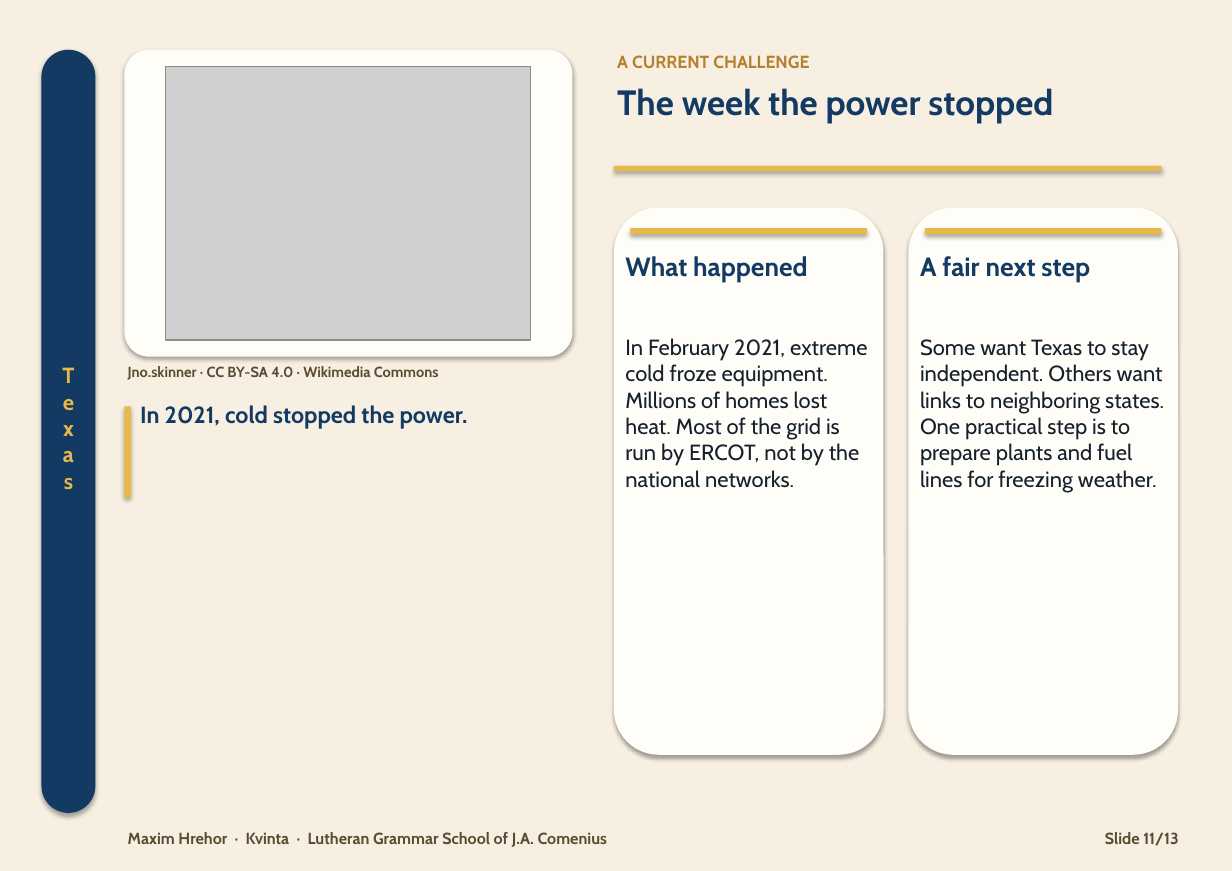
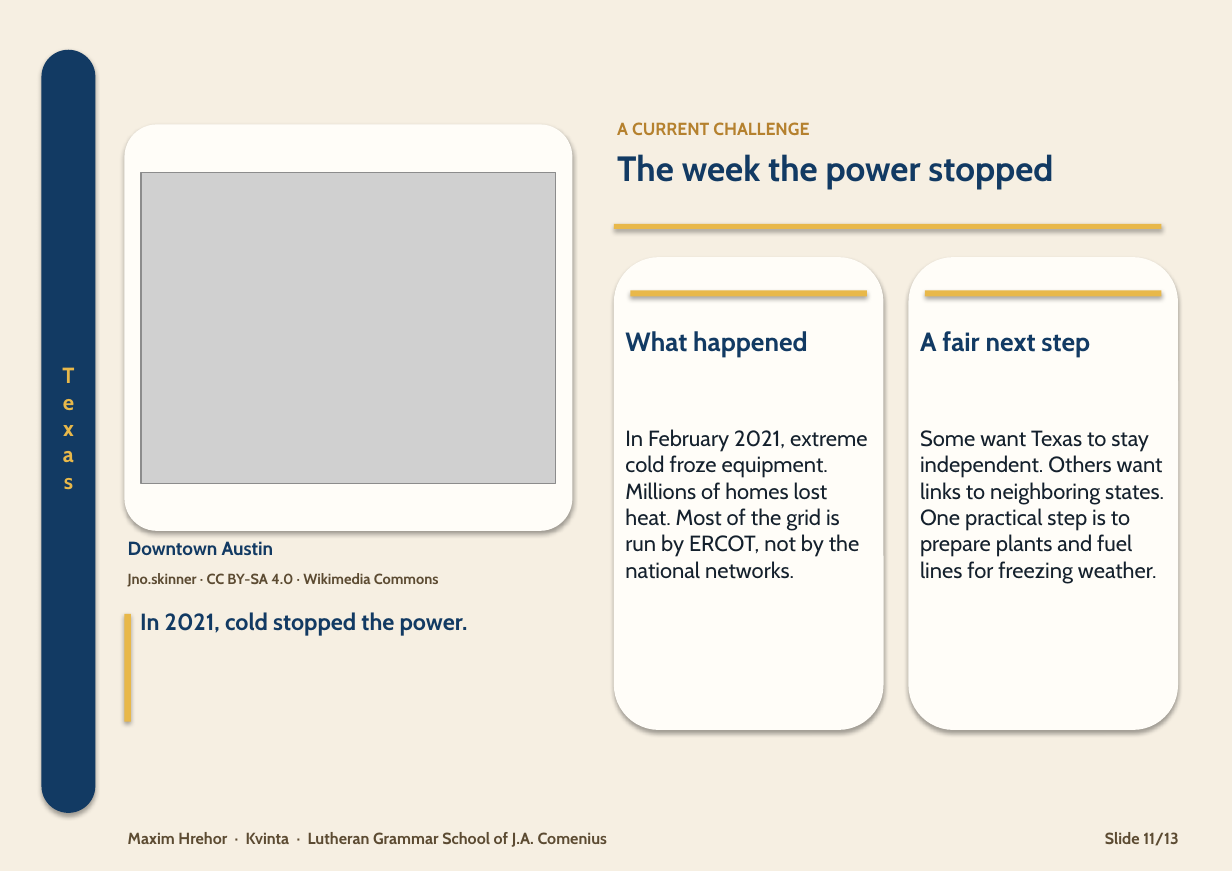
Before and after one commit to HenrichHrehor/Visualia, a slide deck: slide 11 of export/texas/ver2.pptx. Drawn at 1232x871 pixels with LibreOffice and Linux fonts; fonts in the diff are those of the drawing; grey boxes stand for pictures. Boxes give left, top, right and bottom in pixels: in the first picture for what was removed or moved away, otherwise in the second. Text is boxed around its words. In the diff, an @@ line names an element or a change of style, - is before the commit and + after.

```diff
--- a/export/texas/ver2.pptx
+++ b/export/texas/ver2.pptx
@@ text "A CURRENT CHALLENGE": place and size @@
-text "A CURRENT CHALLENGE" at <box>617,55,809,68</box>
+text "A CURRENT CHALLENGE" at <box>617,122,809,135</box>
@@ rounded rectangle: place and size @@
-rounded rectangle at <box>124,50,572,356</box>
+rounded rectangle at <box>124,124,572,531</box>
@@ text "The week the power stopped": place and size @@
-text "The week the power stopped" at <box>617,88,1053,124</box>
+text "The week the power stopped" at <box>617,154,1053,190</box>
@@ picture: place and size @@
-picture at <box>165,66,530,340</box>
+picture at <box>141,172,556,483</box>
@@ rounded rectangle: place and size @@
-rounded rectangle at <box>614,208,884,756</box>
+rounded rectangle at <box>614,257,884,730</box>
@@ rounded rectangle: place and size @@
-rounded rectangle at <box>908,208,1178,756</box>
+rounded rectangle at <box>908,257,1178,730</box>
@@ 3 rectangles: place and size @@
-3 rectangles at <box>614,165,1162,235</box>
+3 rectangles at <box>614,224,1162,297</box>
@@ text "What happened": place and size @@
-text "What happened" at <box>625,256,807,282</box>
+text "What happened" at <box>625,331,807,357</box>
@@ text "A fair next step": place and size @@
-text "A fair next step" at <box>920,256,1090,282</box>
+text "A fair next step" at <box>920,331,1090,357</box>
@@ text "In February 2021, extreme cold ...": place and size @@
-text "In February 2021, extreme cold ..." at <box>625,338,867,488</box>
+text "In February 2021, extreme cold ..." at <box>625,429,867,579</box>
@@ text "Some want Texas to stay ...": place and size @@
-text "Some want Texas to stay ..." at <box>920,339,1164,493</box>
+text "Some want Texas to stay ..." at <box>920,430,1164,584</box>
@@ text "Jno.skinner · CC BY-SA 4.0 ...": place and size @@
-text "Jno.skinner · CC BY-SA 4.0 ..." at <box>128,366,439,380</box>
+text "Jno.skinner · CC BY-SA 4.0 ..." at <box>128,573,439,587</box>
@@ text added at <box>128,541,274,556</box>, 13 pt, text #123A63, bold @@
+Downtown Austin
@@ rectangle: place and size @@
-rectangle at <box>124,407,131,498</box>
+rectangle at <box>124,614,131,722</box>
@@ text "In 2021, cold stopped the ...": place and size @@
-text "In 2021, cold stopped the ..." at <box>140,405,468,429</box>
+text "In 2021, cold stopped the ..." at <box>140,612,468,636</box>
```
Also in this commit, not shown: 12 other slides changed, 4 other files.
